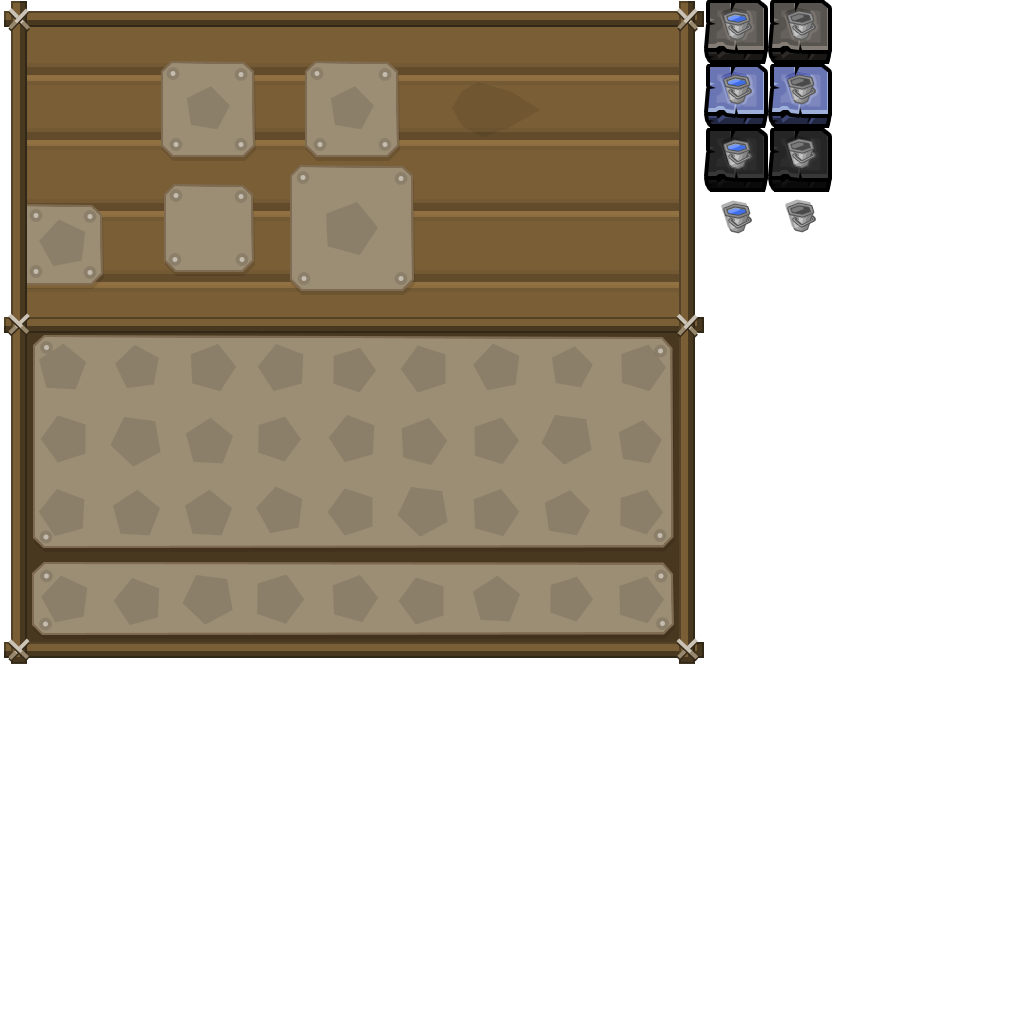
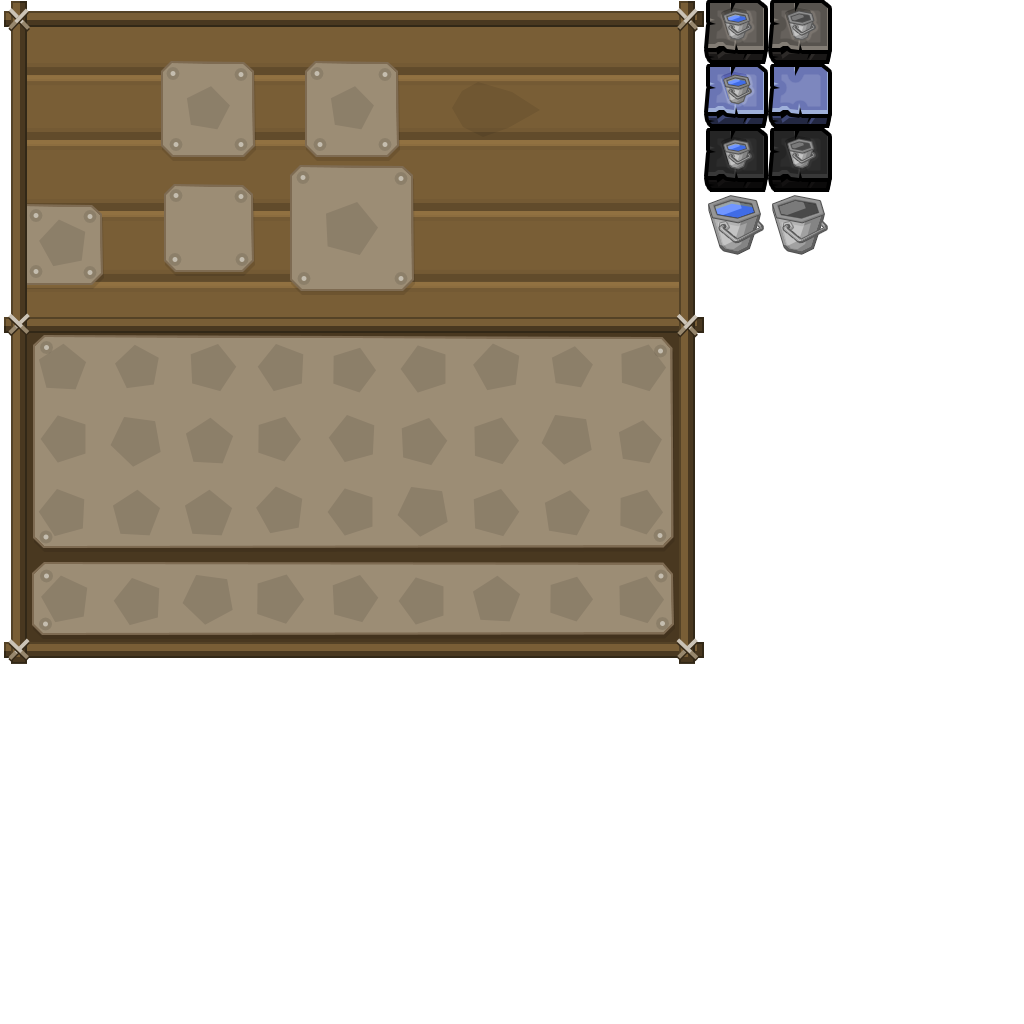
Revision of a layered 1024×1024 image; what changed, layer by layer:
removed group "bucket empty copy 3" (7 layers) over bbox(787, 203, 815, 234)
removed group "bucket empty copy" (7 layers) over bbox(787, 75, 815, 106)
removed layer "Forme 104" (3rd of 4, in "bucket empty copy") (was overlay, 30%) from group "bucket empty copy" over bbox(787, 75, 815, 106)
added group "bucket empty" (2nd of 2) with 7 layers above "bucket water" over bbox(772, 196, 827, 255)
moved "Forme 101" (3rd of 3, in "bucket empty") into group "bucket empty", painted on it over bbox(773, 196, 824, 223)
moved "Forme 106" (3rd of 3, in "bucket empty") into group "bucket empty", painted on it over bbox(783, 216, 827, 243)
moved "Forme 104" (3rd of 3, in "bucket empty") into group "bucket empty", painted on it over bbox(772, 196, 827, 255)
moved "Forme 102" (3rd of 3, in "bucket empty") into group "bucket empty", painted on it over bbox(773, 204, 824, 254)
moved "Forme 103" (3rd of 3, in "bucket empty") into group "bucket empty", painted on it over bbox(776, 198, 821, 220)
removed group "bucket water copy 3" (8 layers) over bbox(723, 204, 751, 235)
added group "bucket water" (2nd of 2) with 8 layers above "buttons" over bbox(708, 196, 763, 255)
moved "Forme 101 copie" (4th of 4, in "bucket water") into group "bucket water", painted on it over bbox(709, 196, 760, 223)
moved "Forme 106 copie" (4th of 4, in "bucket water") into group "bucket water", painted on it over bbox(719, 217, 763, 243)
moved "Forme 104 copie" (4th of 4, in "bucket water") into group "bucket water", painted on it over bbox(708, 196, 763, 255)
moved "Forme 102 copie" (4th of 4, in "bucket water") into group "bucket water", painted on it over bbox(709, 204, 760, 254)
moved "Forme 103 copie" (4th of 4, in "bucket water") into group "bucket water", painted on it over bbox(712, 198, 757, 220)
…and 11 more changes (5 painted, 6 removed, 5 stack)
